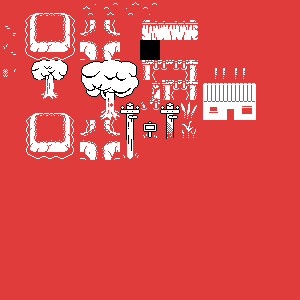
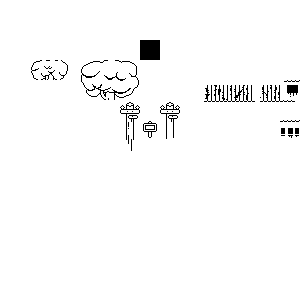
Before/after of a 300 × 300 layered artwork. What changed in the layer stack:
renamed "Layer 31" to "Layer 52", moved it above "Layer 51", painted on it over [3, 2, 256, 160]
renamed "Layer 46" to "Layer 51", painted on it over [3, 2, 300, 160]
hid "Background" over [0, 0, 300, 300]
